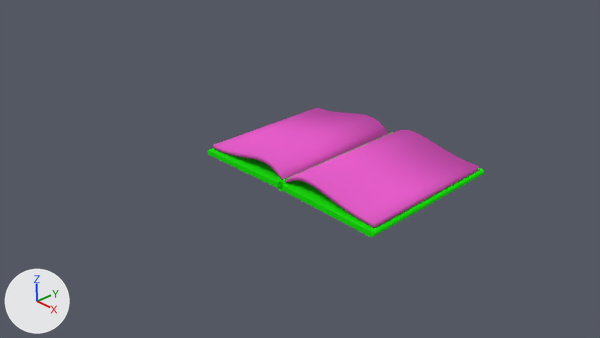
The Blender file Prototypes/Buch/buch_neu.blend: old version first, new version second.
One viewpoint serves both versions: the file's camera 'Camera'. Arrows for +X, +Y and +Z are at lower left; the lights stay in place.

In view in the first picture: 'BezierCurve', 'Plane'.
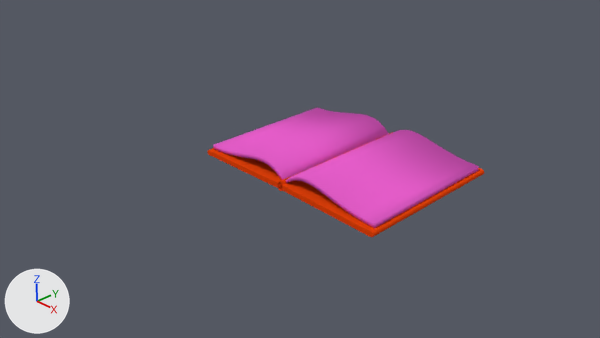
Changed parts and their boxes [x1, y1, x2, y2] in the pictures (600 x 338 px):
'Plane', recoloured (green to orange)
    both: [207, 132, 484, 237]

The change, as a list of edits to the scene's bpy script:
```text
Change mat_material_001:
    mat_material_001.base_color: (0.0128, 0.8, 0.00583) -> (0.8, 0.0564, 0.00321)  # green #1ee712 -> orange #e7430b
```
